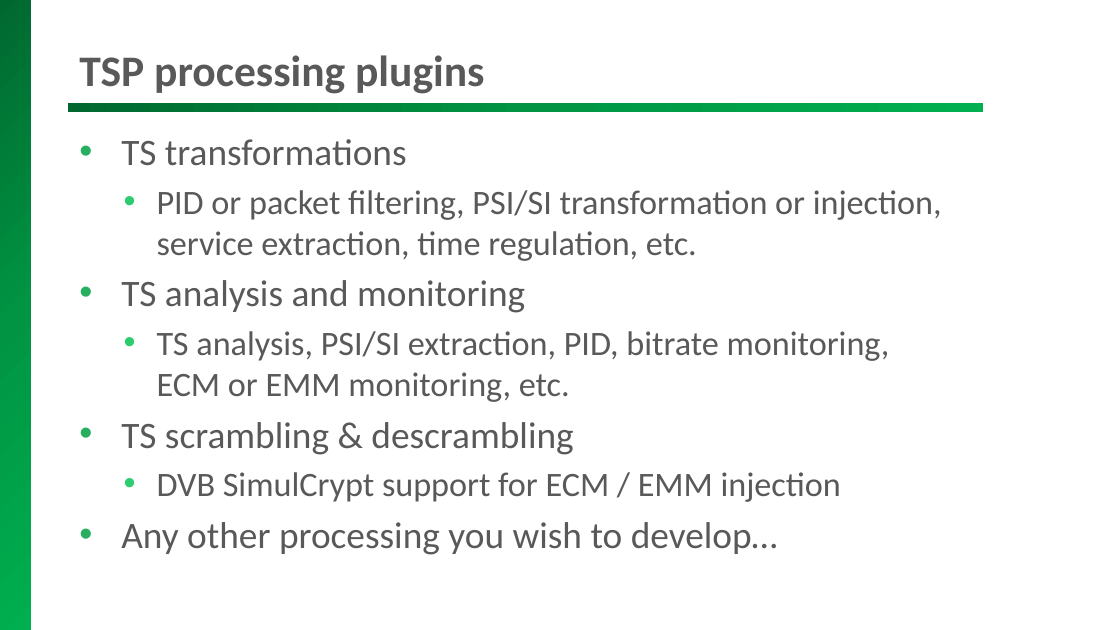
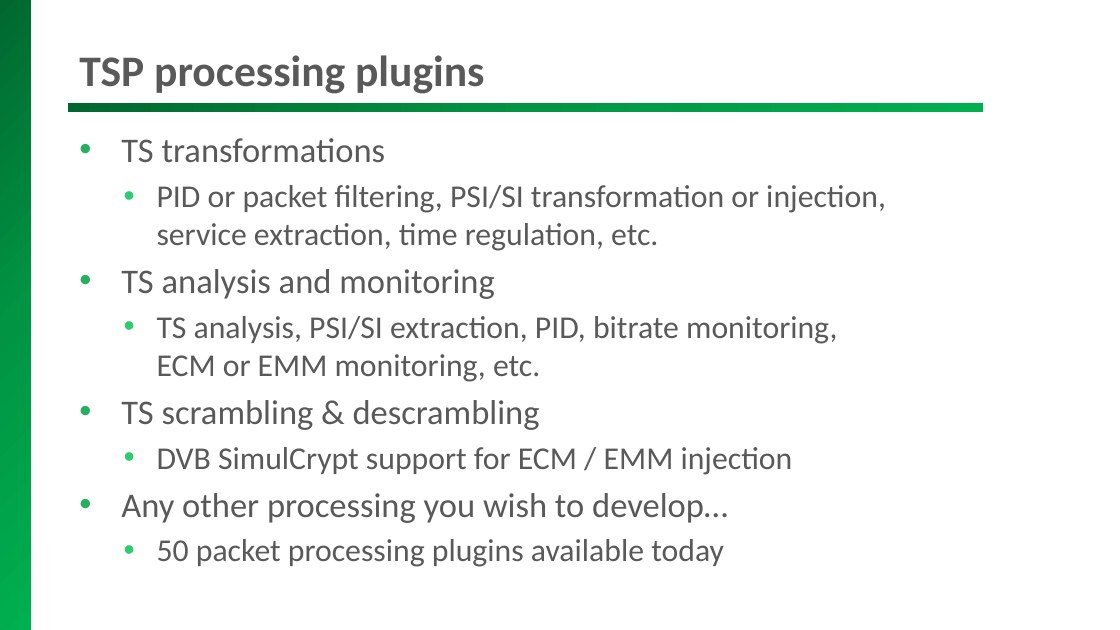
Before and after one commit to tsduck/tsduck, a slide deck: slide 24 of doc/tsduck-presentation.pptx (slide 22 before the commit). Drawn at 1120x630 pixels with LibreOffice and Linux fonts; fonts in the diff are those of the drawing; background and template pictures are left out. Boxes give left, top, right and bottom in pixels: in the first picture for what was removed or moved away, otherwise in the second. Text is boxed around its words. In the diff, an @@ line names an element or a change of style, - is before the commit and + after.

```diff
--- a/doc/tsduck-presentation.pptx
+++ b/doc/tsduck-presentation.pptx
@@ text at (x1=121, y1=138, x2=886, y2=523): size 24 to 22.2 pt in "TS transformations", "TS analysis and monitoring", "TS scrambling & descrambling", "Any other processing you wish to develop…"; size 22 to 20.4 pt in "PID or packet filtering, PSI/SI transformation or ...", "TS analysis, PSI/SI extraction, PID, bitrate monitoring, ...", "DVB SimulCrypt support for ECM / EMM ..." @@
@@ text at (x1=157, y1=539, x2=724, y2=567): paragraph added @@
+  • 50 packet processing plugins available today
```
Also in this commit, not shown: 10 other slides changed, 2 slides added, 6 other files.
